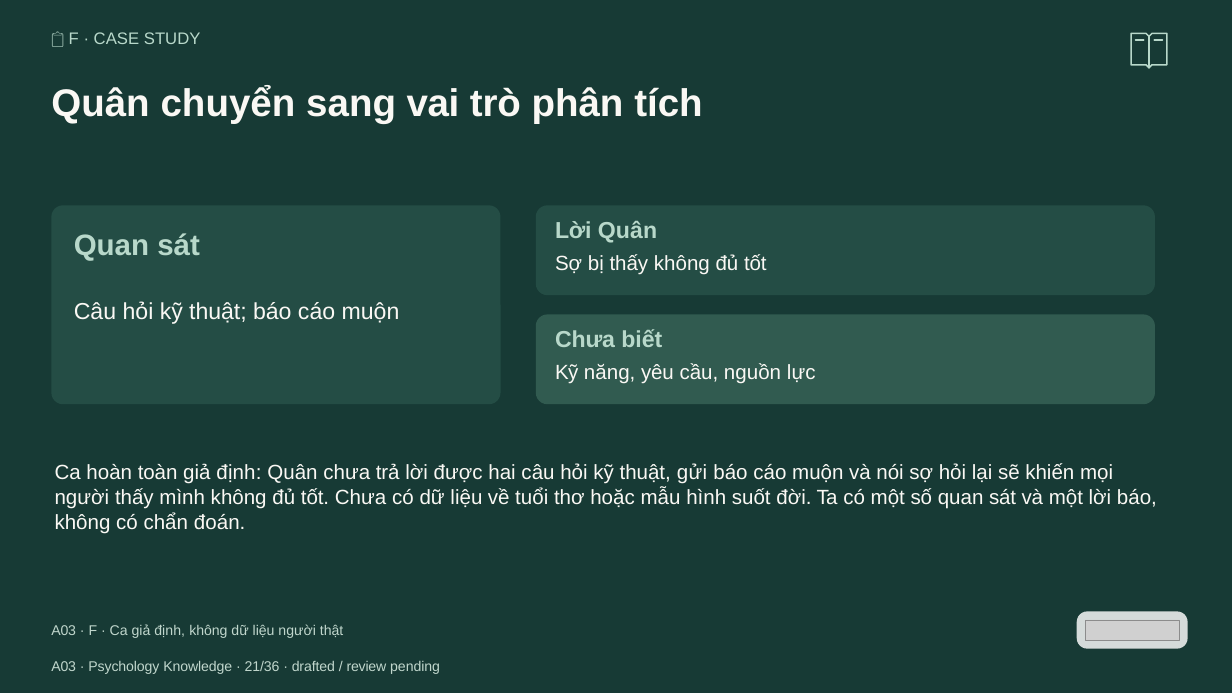
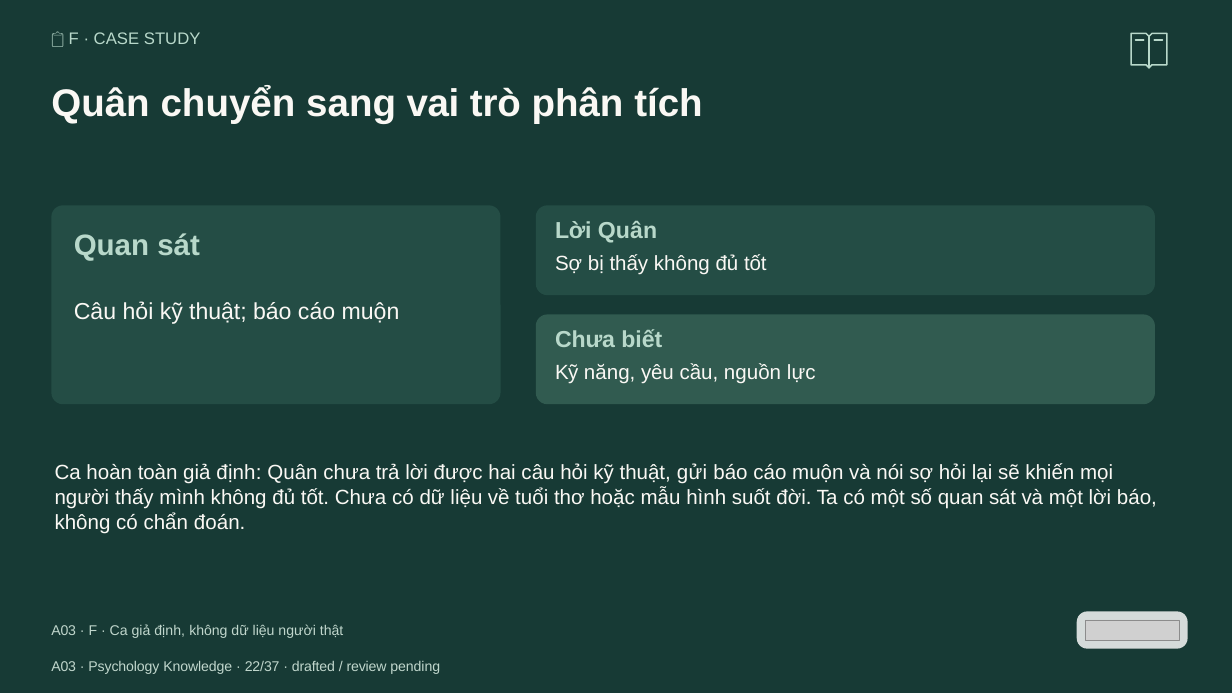
Before and after one commit to vohoailinh90/Multiple-report, a slide deck: slide 22 of psychology-knowledge/02-Alfred-Adler/visuals/a03.pptx (slide 21 before the commit). Drawn at 1232x693 pixels with LibreOffice and Linux fonts; fonts in the diff are those of the drawing; grey boxes stand for pictures. Boxes give left, top, right and bottom in pixels: in the first picture for what was removed or moved away, otherwise in the second. Text is boxed around its words. In the diff, an @@ line names an element or a change of style, - is before the commit and + after.

```diff
--- a/psychology-knowledge/02-Alfred-Adler/visuals/a03.pptx
+++ b/psychology-knowledge/02-Alfred-Adler/visuals/a03.pptx
@@ text at <box>51,661,440,674</box>: text changed @@
-A03 · Psychology Knowledge · 21/36 · drafted / review pending
+A03 · Psychology Knowledge · 22/37 · drafted / review pending
```
Also in this commit, not shown: 35 other slides changed, 1 slide added, 1 other file.
